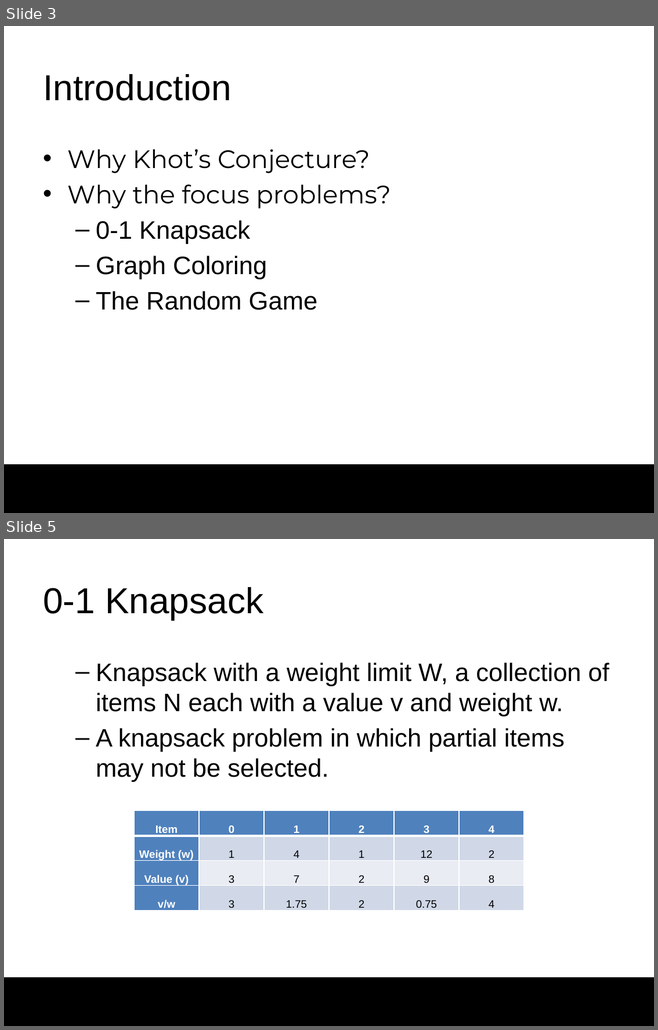
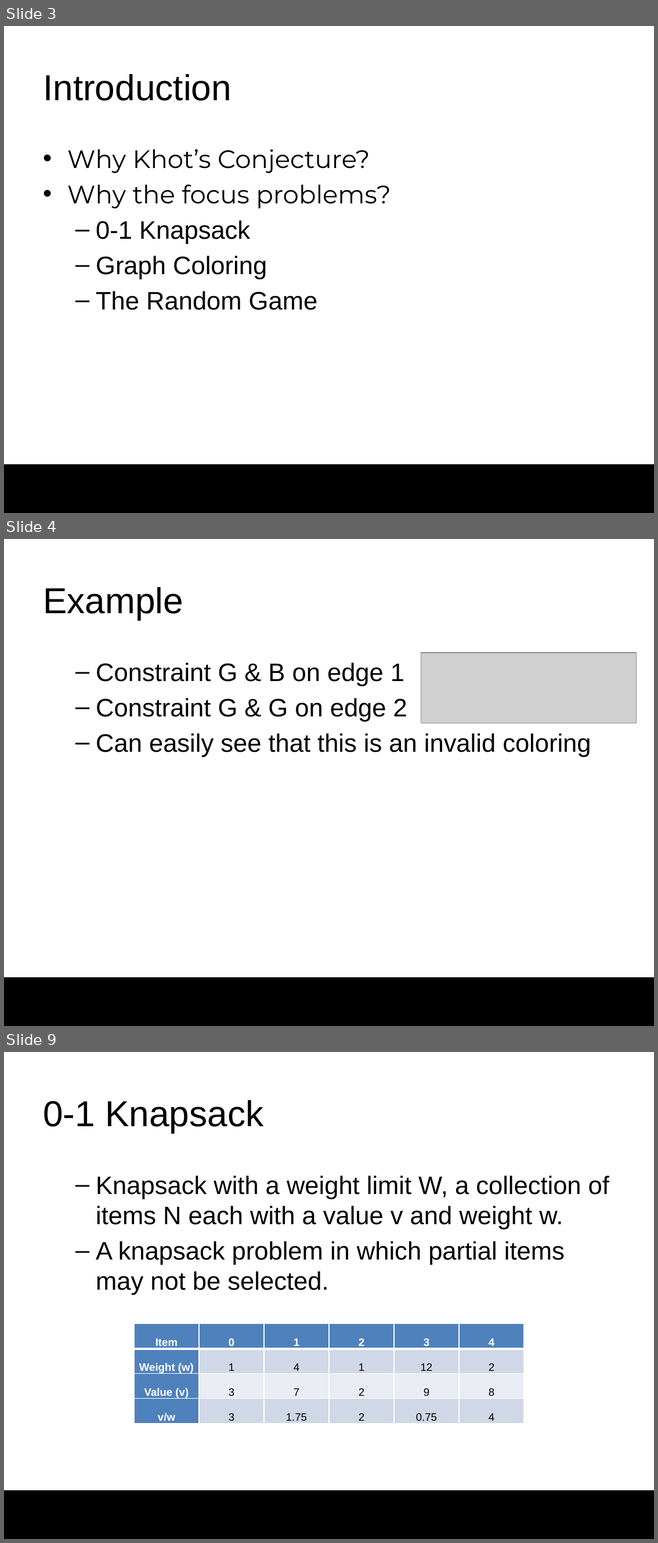
Before and after one commit to darrare/MS-Thesis, a slide deck: Documentation/Presentation.pptx. Shown one above the other, each under a label of ours: slides 3 and 5 before the commit, slides 3, 4 and 9 after it; the slides between them are not shown. The pictures are 658x1030 and 658x1543 pixels, drawn with LibreOffice and Linux fonts; fonts in the diff are those of the drawing; grey boxes stand for pictures; background and template pictures are left out. Boxes give left, top, right and bottom in pixels: in the first picture for what was removed or moved away, otherwise in the second. Text is boxed around its words. In the diff, an @@ line names an element or a change of style, - is before the commit and + after.

```diff
--- a/Documentation/Presentation.pptx
+++ b/Documentation/Presentation.pptx
@@ slide 4 added at <box>4,539,654,1026</box>, background #FFFFFF; not listed: 1 template element that a slide beside it also shows @@
@@ title added at <box>43,587,183,620</box>, 40 pt, text #000000 @@
+Example
@@ picture added at <box>421,653,636,723</box> @@
@@ text added at <box>96,663,590,757</box>, 28 pt, text #000000 @@
+  – Constraint G & B on edge 1
+  – Constraint G & G on edge 2
+  – Can easily see that this is an invalid coloring
@@ what was slide 5 is now slide 9 @@
```
Also in this commit, not shown: 12 slides changed, 15 other slides added, 1 slide removed, 2 other files.
